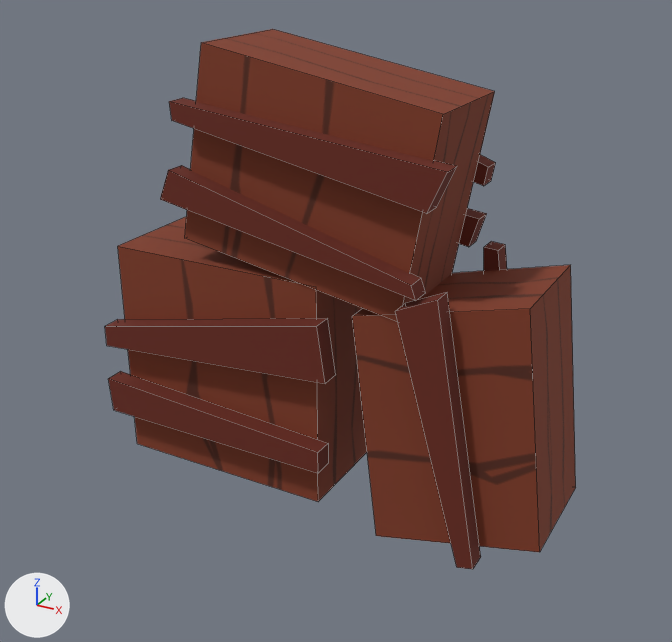
The FBX model Assets/Meshes/SM_destructible1.FBX: old version first, new version second.
The view is the same before and after, from a 50 mm camera at (-18.23, -4.7, 26.43) aimed at (-19.96, -1.55, 24.86). Lighting does not change. The marker at lower left points along +X, +Y and +Z. Mesh edges are drawn as thin lines. Where no turn or scale is listed for an object, it has been applied to the vertices.

In view in the first picture: 'SM_destructible1'.
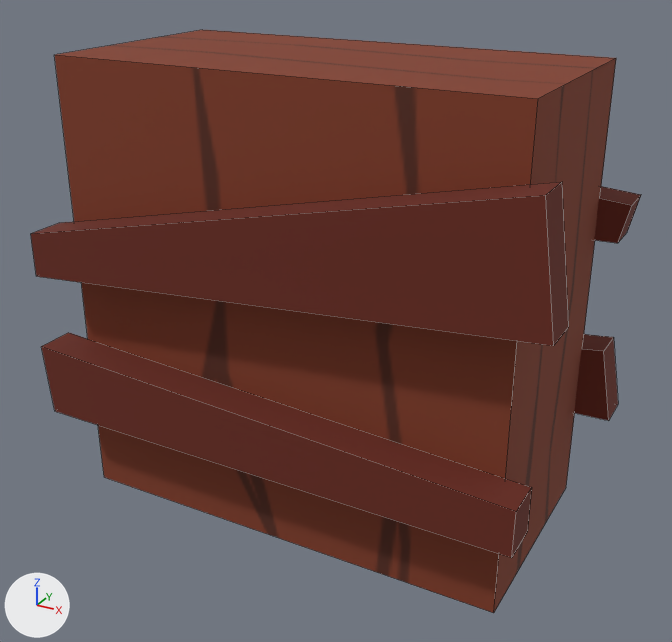
Where the change shows, as pixel boxes [x1, y1, x2, y2] in the pictures (672 x 642 px; the box of a moved part takes in the faces that stretch with it):
'SM_destructible1', reshaped, moved (29% wider, 8% taller): before [105, 29, 576, 569]; after [31, 30, 641, 613]
part 1 of me_mesh, added (brown): after [55, 30, 616, 613]
part 2 of me_mesh, moved or reshaped: before [105, 318, 336, 384]; after [31, 182, 569, 346]
part 3 of me_mesh, moved or reshaped: before [108, 371, 328, 473]; after [41, 333, 532, 558]
part 4 of me_mesh, moved or reshaped (not visible before): after [594, 186, 641, 243]
part 5 of me_mesh, moved or reshaped (not visible before): after [574, 334, 618, 421]
part 6 of me_mesh, deleted (brown): before [118, 29, 576, 569]

What changed in the scene script:
```text
Change me_mesh:
    used by ob_sm_destructible1; location = (-19.987, -1.506, 24.969)
    remove me_mesh.from_pydata(...)  # 104 vertices, 78 faces; spans x -1.04..1.04, y -0.33..0.33, z -0.96..1.01
    add me_mesh.from_pydata(...)  # 40 vertices, 30 faces; spans x -1.12..1.12, y -0.63..0.63, z -0.96..0.96
    me_mesh part 1: a new loose piece, a box spanning x -0.96..0.96, y -0.47..0.48, z -0.96..0.96, in mat_material__176 (picture img_t_plateformesdestructibles_png)
    me_mesh part 2: the loose piece of 8 vertices spanning x -1.0..0.14, y -0.33..-0.25, z -0.34..-0.01 is scaled about its middle by 1.9, then moved by (0.47, -0.26, 0.57)
    me_mesh part 3: the loose piece of 8 vertices spanning x -1.01..0.11, y -0.33..-0.25, z -0.68..-0.51 is scaled about its middle by 1.9, then moved by (0.44, -0.26, 0.19)
    me_mesh part 4: the loose piece of 8 vertices spanning x -1.04..0.12, y 0.25..0.33, z -0.28..-0.08 is scaled about its middle by 1.9, then moved by (0.44, 0.26, 0.56)
    me_mesh part 5: the loose piece of 8 vertices spanning x -1.02..0.14, y 0.25..0.33, z -0.69..-0.51 is scaled about its middle by 1.9, then moved by (0.45, 0.26, 0.19)
    me_mesh part 6: 9 loose pieces with 72 vertices, spanning x -0.95..1.04, y -0.33..0.33, z -0.96..1.01, are deleted
Change ob_sm_destructible1:
    ob_sm_destructible1.location: (-19.987, -1.506, 24.969) -> (-20.0, -1.506, 24.973)
```
